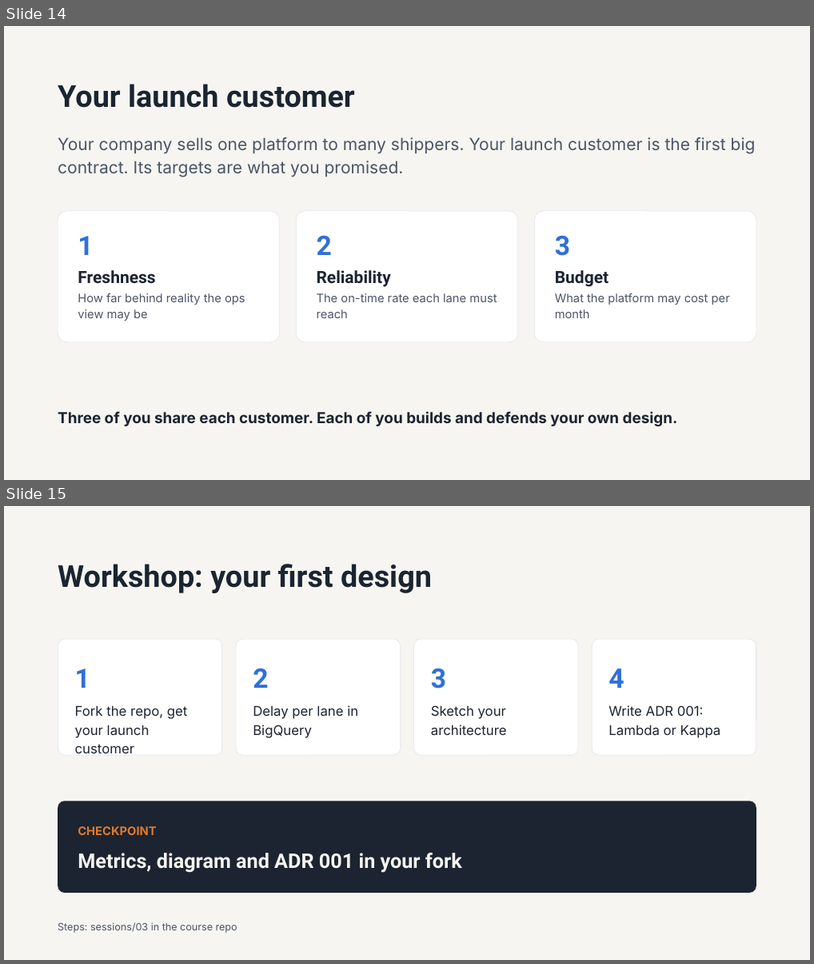
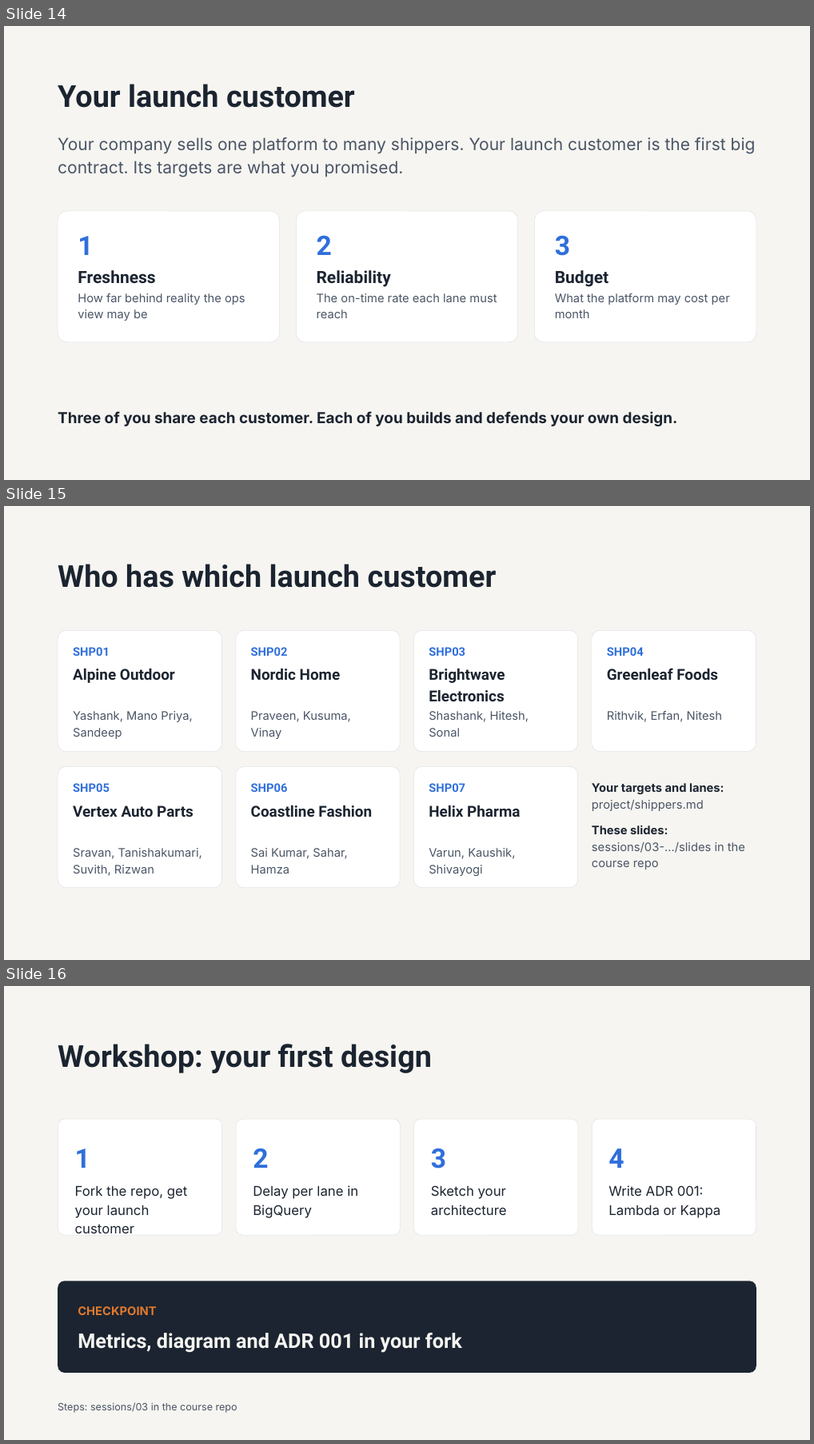
Before and after one commit to 1768SAIKUMAR/cloud-computing-srh, a slide deck: sessions/03-batch-streams-and-architecture-patterns/slides/session-03-batch-streams-and-architecture-patterns.pptx. Shown one above the other, each under a label of ours: slides 14 and 15 before the commit, slides 14, 15 and 16 after it. The pictures are 814x964 and 814x1444 pixels, drawn with LibreOffice and Linux fonts; fonts in the diff are those of the drawing. Boxes give left, top, right and bottom in pixels: in the first picture for what was removed or moved away, otherwise in the second. Text is boxed around its words. In the diff, an @@ line names an element or a change of style, - is before the commit and + after.

```diff
--- a/sessions/03-batch-streams-and-architecture-patterns/slides/session-03-batch-streams-and-architecture-patterns.pptx
+++ b/sessions/03-batch-streams-and-architecture-patterns/slides/session-03-batch-streams-and-architecture-patterns.pptx
@@ slide 15 added at box(4, 506, 810, 960), background #F6F5F1 @@
@@ title added at box(58, 564, 497, 588), 36 pt, text #1B2430, bold @@
+Who has which launch customer
@@ rounded rectangle added at box(58, 631, 222, 752), fill #FFFFFF, outline #DFE3E8 0.5 pt @@
@@ text added at box(73, 647, 110, 656), 14 pt, text #2F6FDB, bold @@
+SHP01
@@ rounded rectangle added at box(236, 631, 400, 752), fill #FFFFFF, outline #DFE3E8 0.5 pt @@
@@ text added at box(251, 647, 288, 656), 14 pt, text #2F6FDB, bold @@
+SHP02
@@ rounded rectangle added at box(414, 631, 578, 752), fill #FFFFFF, outline #DFE3E8 0.5 pt @@
@@ text added at box(429, 647, 466, 656), 14 pt, text #2F6FDB, bold @@
+SHP03
@@ rounded rectangle added at box(592, 631, 757, 752), fill #FFFFFF, outline #DFE3E8 0.5 pt @@
@@ text added at box(607, 647, 644, 656), 14 pt, text #2F6FDB, bold @@
+SHP04
@@ text added at box(73, 668, 175, 683), 18 pt, text #1B2430, bold @@
+Alpine Outdoor
@@ text added at box(251, 668, 341, 680), 18 pt, text #1B2430, bold @@
+Nordic Home
@@ text added at box(429, 668, 505, 701), 18 pt, text #1B2430, bold @@
+Brightwave Electronics
@@ text added at box(607, 668, 718, 680), 18 pt, text #1B2430, bold @@
+Greenleaf Foods
@@ text added at box(73, 711, 192, 739), 14 pt, text #4A5566 @@
+Yashank, Mano Priya, Sandeep
@@ text added at box(251, 711, 351, 739), 14 pt, text #4A5566 @@
+Praveen, Kusuma, Vinay
@@ text added at box(429, 711, 529, 736), 14 pt, text #4A5566 @@
+Shashank, Hitesh, Sonal
@@ text added at box(607, 711, 722, 722), 14 pt, text #4A5566 @@
+Rithvik, Erfan, Nitesh
@@ rounded rectangle added at box(58, 767, 222, 888), fill #FFFFFF, outline #DFE3E8 0.5 pt @@
@@ rounded rectangle added at box(236, 767, 400, 888), fill #FFFFFF, outline #DFE3E8 0.5 pt @@
@@ rounded rectangle added at box(414, 767, 578, 888), fill #FFFFFF, outline #DFE3E8 0.5 pt @@
@@ text added at box(73, 783, 110, 792), 14 pt, text #2F6FDB, bold @@
+SHP05
@@ text added at box(251, 783, 288, 792), 14 pt, text #2F6FDB, bold @@
+SHP06
@@ text added at box(429, 783, 466, 792), 14 pt, text #2F6FDB, bold @@
+SHP07
@@ text added at box(592, 783, 746, 869), 14 pt, text #4A5566 @@
+Your targets and lanes:
+project/shippers.md
+These slides:
+sessions/03-…/slides in the course repo
@@ text added at box(73, 805, 194, 816), 18 pt, text #1B2430, bold @@
+Vertex Auto Parts
@@ text added at box(251, 805, 372, 816), 18 pt, text #1B2430, bold @@
+Coastline Fashion
@@ text added at box(429, 805, 520, 816), 18 pt, text #1B2430, bold @@
+Helix Pharma
@@ text added at box(73, 848, 202, 876), 14 pt, text #4A5566 @@
+Sravan, Tanishakumari, Suvith, Rizwan
@@ text added at box(251, 848, 348, 873), 14 pt, text #4A5566 @@
+Sai Kumar, Sahar, Hamza
@@ text added at box(429, 848, 515, 876), 14 pt, text #4A5566 @@
+Varun, Kaushik, Shivayogi
@@ what was slide 15 is now slide 16 @@
```
Also in this commit, not shown: 1 other file.
